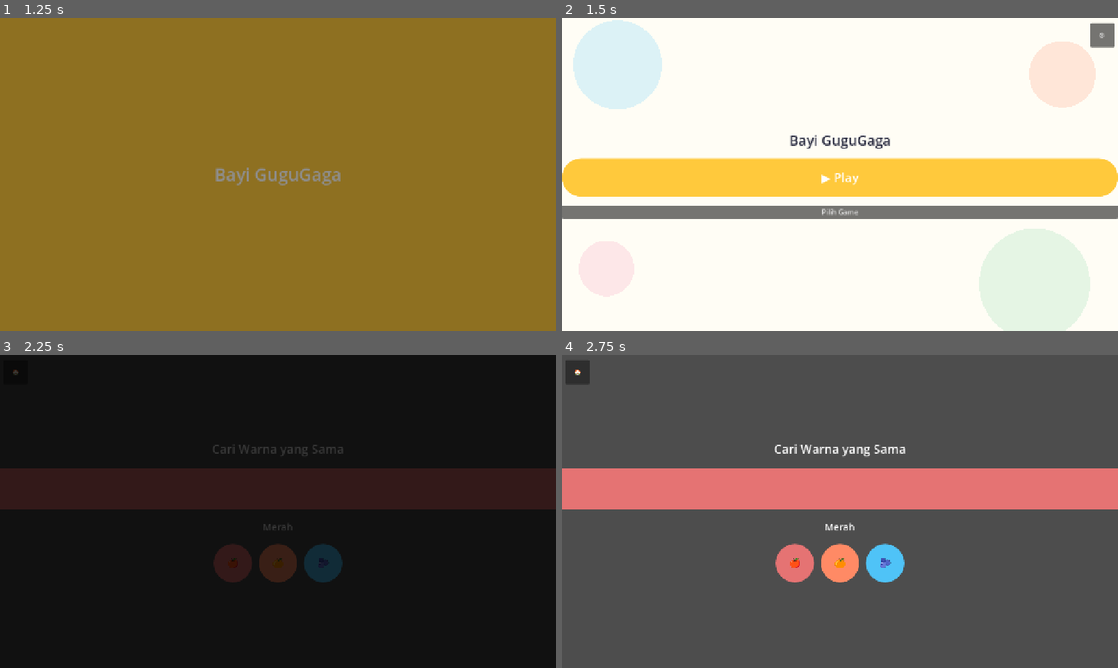
Above: before the commit, frames 1-4 (two rows, left to right).
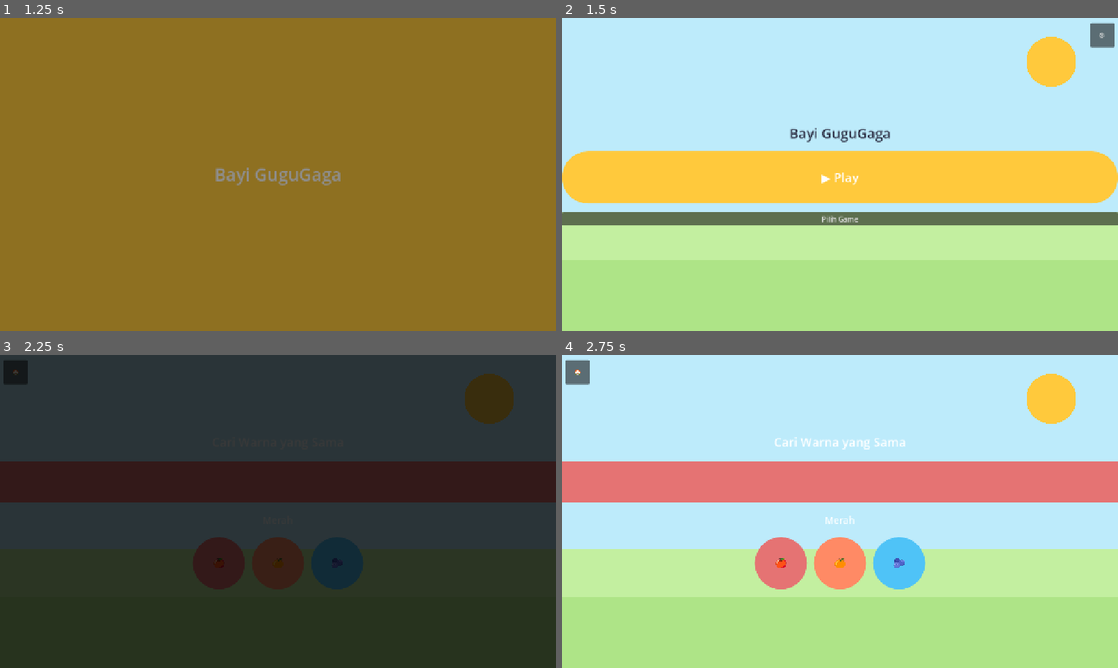
Above: after the commit, the same moments.

Repository: ptnusavisionmedia/game-balita
Game: Godot game, scene res://scenes/Splash.tscn
The game is run twice, just before and just after one commit, with the same random seed, the same clock (stepped at 60 frames per second) and the same inputs.
Inputs:
- Up to frame 1 (1.25 s): tap Enter at 0.5 s
- Up to frame 2 (1.5 s): no input
- Up to frame 3 (2.25 s): click "▶ Play" at 2 s
- Up to frame 4 (2.75 s): no input

Frame 1 is identical in both runs. In frame 2, 88% of the frame differs, in the area x 0-100%, y 0-100%; in frame 3, 87%; in frame 4, 88%.

Commit message:
feat: GameBackground (langit+rumput) + hit-area 120px, riset kompetitor
Pelajari referensi kompetitor "Lucas & Friends" (Notion, disalin ke
obsidian-vault/Referensi-LucasAndFriends.md). Terapkan: GameBackground
baru (core/scripts/game_background.gd) dipasang di Home + 6 feature_*
yang sebelumnya tidak punya background sama sekali; BigRoundButton
88px->120px; AppColors.SKY/GRASS/GRASS_DARK baru.

Tambah docs/ASSET_LIST.md: konsolidasi kebutuhan ilustrasi/SFX/VO dari
semua Specs/feature_*.md jadi 1 checklist, termasuk usul maskot baru
(belum diputuskan).

Headless-verified 10 scene.

Co-Authored-By: Claude Sonnet 5 <noreply@anthropic.com>

Diff:
--- a/core/scripts/app_colors.gd
+++ b/core/scripts/app_colors.gd
@@ -12,6 +12,14 @@
 const CORAL := Color("#FF8A65")  # coba lagi (bukan merah)
 const GOLD := Color("#FFD166")  # bintang reward
 
+## Background "langit + rumput" dipakai `GameBackground` di semua layar
+## main game — terinspirasi riset kompetitor (lihat
+## obsidian-vault/Referensi-LucasAndFriends.md): warna sejuk pastel =
+## dekorasi/latar, warna hangat jenuh = elemen interaktif.
+const SKY := Color("#BDEBFB")
+const GRASS := Color("#C3EFA0")
+const GRASS_DARK := Color("#AEE487")
+
 const ACCENT_ANGKA := Color("#4FC3F7")
 const ACCENT_WARNA := Color("#FF8A65")
 const ACCENT_HEWAN := Color("#6FCF97")
--- a/core/scripts/big_round_button.gd
+++ b/core/scripts/big_round_button.gd
@@ -1,13 +1,15 @@
 extends Button
 class_name BigRoundButton
-## Tombol bulat besar, hit-area minimum 64dp (lihat docs/UI_UX_DESIGN.md).
+## Tombol bulat besar, hit-area minimum 120px (lihat docs/UI_UX_DESIGN.md
+## — dinaikkan dari 88px 2026-11-21, mengikuti rekomendasi riset
+## kompetitor di obsidian-vault/Referensi-LucasAndFriends.md).
 ## Dipakai semua mini-game supaya konsisten.
 
 @export var accent_color: Color = AppColors.SUNSHINE
 
 
 func _ready() -> void:
-	custom_minimum_size = Vector2(88, 88)
+	custom_minimum_size = Vector2(120, 120)
 	add_theme_color_override("font_color", Color.WHITE)
 	add_theme_font_size_override("font_size", 28)
 
--- /dev/null
+++ b/core/scripts/game_background.gd
@@ -0,0 +1,33 @@
+extends Control
+class_name GameBackground
+## Background "langit + rumput" 2-nada + matahari — dipakai di Home dan
+## semua `feature_*`, gantikan latar polos/kosong yang sebelumnya cuma
+## warna default kosong di sebagian besar mini-game (salah satu alasan
+## "game kurang menarik" yang dilaporkan user 2026-11-21).
+##
+## Terinspirasi riset kompetitor (lihat
+## obsidian-vault/Referensi-LucasAndFriends.md): warna sejuk pastel buat
+## latar/dekorasi, warna hangat jenuh (`AppColors.SUNSHINE`/aksen modul)
+## buat elemen interaktif — anak bisa bedain "ini bisa ditekan" dari
+## kehangatan warnanya tanpa perlu baca. Murni gambar vektor lewat
+## `_draw()` (pola sama `ModuleIcon`), tidak perlu ilustrasi baru.
+
+func _ready() -> void:
+	anchor_right = 1.0
+	anchor_bottom = 1.0
+	mouse_filter = Control.MOUSE_FILTER_IGNORE
+	resized.connect(queue_redraw)
+
+
+func _draw() -> void:
+	var s := size
+	if s.x <= 0 or s.y <= 0:
+		return
+
+	var sky_height := s.y * 0.62
+	draw_rect(Rect2(Vector2.ZERO, Vector2(s.x, sky_height)), AppColors.SKY)
+	draw_rect(Rect2(Vector2(0, sky_height), Vector2(s.x, s.y - sky_height)), AppColors.GRASS)
+	draw_rect(Rect2(Vector2(0, sky_height + (s.y - sky_height) * 0.4), Vector2(s.x, (s.y - sky_height) * 0.6)), AppColors.GRASS_DARK)
+
+	# Matahari sederhana, pojok kanan atas — dekorasi, bukan interaktif.
+	draw_circle(Vector2(s.x * 0.88, s.y * 0.14), s.x * 0.045, AppColors.SUNSHINE)
--- a/features/feature_angka/angka.gd
+++ b/features/feature_angka/angka.gd
@@ -17,6 +17,7 @@
 func _ready() -> void:
 	anchor_right = 1.0
 	anchor_bottom = 1.0
+	add_child(GameBackground.new())
 
 	randomize()
 	for i in range(QUESTIONS_PER_SESSION):
--- a/features/feature_hewan/hewan.gd
+++ b/features/feature_hewan/hewan.gd
@@ -34,6 +34,7 @@
 func _ready() -> void:
 	anchor_right = 1.0
 	anchor_bottom = 1.0
+	add_child(GameBackground.new())
 
 	_animals = _load_animal_data()
 	if _animals.is_empty():
--- a/features/feature_mewarnai/mewarnai.gd
+++ b/features/feature_mewarnai/mewarnai.gd
@@ -25,6 +25,7 @@
 func _ready() -> void:
 	anchor_right = 1.0
 	anchor_bottom = 1.0
+	add_child(GameBackground.new())
 
 	var pictures := _load_pictures()
 	if pictures.is_empty():
--- a/features/feature_musik/musik.gd
+++ b/features/feature_musik/musik.gd
@@ -17,6 +17,7 @@
 func _ready() -> void:
 	anchor_right = 1.0
 	anchor_bottom = 1.0
+	add_child(GameBackground.new())
 
 	var vbox := VBoxContainer.new()
 	vbox.anchor_right = 1.0
--- a/features/feature_puzzle/puzzle.gd
+++ b/features/feature_puzzle/puzzle.gd
@@ -26,6 +26,7 @@
 func _ready() -> void:
 	anchor_right = 1.0
 	anchor_bottom = 1.0
+	add_child(GameBackground.new())
 
 	var puzzles := _load_puzzles()
 	if puzzles.is_empty():
@@ -62,7 +63,7 @@
 	for piece in _pieces_data:
 		var id: String = str(piece.get("id", ""))
 		var slot_button := Button.new()
-		slot_button.custom_minimum_size = Vector2(90, 90)
+		slot_button.custom_minimum_size = Vector2(120, 120)
 		_style_slot_empty(slot_button)
 		slot_button.pressed.connect(_on_slot_pressed.bind(id))
 		slots_box.add_child(slot_button)
@@ -81,7 +82,7 @@
 		var id: String = str(piece.get("id", ""))
 		var color := Color(str(piece.get("color_hex", "#FFFFFF")))
 		var piece_button := Button.new()
-		piece_button.custom_minimum_size = Vector2(80, 80)
+		piece_button.custom_minimum_size = Vector2(110, 110)
 		_style_piece(piece_button, color, false)
 		piece_button.pressed.connect(_on_piece_pressed.bind(id))
 		pieces_box.add_child(piece_button)
--- a/features/feature_warna/warna.gd
+++ b/features/feature_warna/warna.gd
@@ -20,6 +20,7 @@
 func _ready() -> void:
 	anchor_right = 1.0
 	anchor_bottom = 1.0
+	add_child(GameBackground.new())
 
 	_colors = _load_color_data()
 	if _colors.is_empty():
--- a/scenes/home.gd
+++ b/scenes/home.gd
@@ -13,13 +13,7 @@
 	anchor_right = 1.0
 	anchor_bottom = 1.0
 
-	var bg := ColorRect.new()
-	bg.color = AppColors.CREAM
-	bg.anchor_right = 1.0
-	bg.anchor_bottom = 1.0
-	add_child(bg)
-
-	_add_background_decoration()
+	add_child(GameBackground.new())
 
 	var vbox := VBoxContainer.new()
 	vbox.anchor_right = 1.0
@@ -116,23 +110,6 @@
 		_: return AppColors.SUNSHINE
 
 
-## Dekorasi latar sederhana (bulatan transparan) — bukan ilustrasi asli,
-## cuma supaya Home tidak polos sampai Asset 1 kirim background final.
-func _add_background_decoration() -> void:
-	var deco := Control.new()
-	deco.anchor_right = 1.0
-	deco.anchor_bottom = 1.0
-	deco.mouse_filter = Control.MOUSE_FILTER_IGNORE
-	add_child(deco)
-	deco.draw.connect(func():
-		var s := deco.get_size()
-		deco.draw_circle(Vector2(s.x * 0.1, s.y * 0.15), s.x * 0.08, Color(AppColors.ACCENT_ANGKA, 0.2))
-		deco.draw_circle(Vector2(s.x * 0.9, s.y * 0.18), s.x * 0.06, Color(AppColors.ACCENT_WARNA, 0.2))
-		deco.draw_circle(Vector2(s.x * 0.85, s.y * 0.85), s.x * 0.1, Color(AppColors.ACCENT_HEWAN, 0.18))
-		deco.draw_circle(Vector2(s.x * 0.08, s.y * 0.8), s.x * 0.05, Color(AppColors.ACCENT_MEWARNAI, 0.2))
-	)
-
-
 func _on_play_pressed() -> void:
 	GameFlow.start_random_game()
 
Not shown, added: core/scripts/game_background.gd.uid
Not shown, changed: docs/ARCHITECTURE.md
Not shown, added: docs/ASSET_LIST.md
Not shown, changed: docs/TASK_BOARD.md
Not shown, changed: docs/UI_UX_DESIGN.md
Not shown, changed: obsidian-vault/Decisions Log.md
Not shown, added: obsidian-vault/Referensi-LucasAndFriends.md
